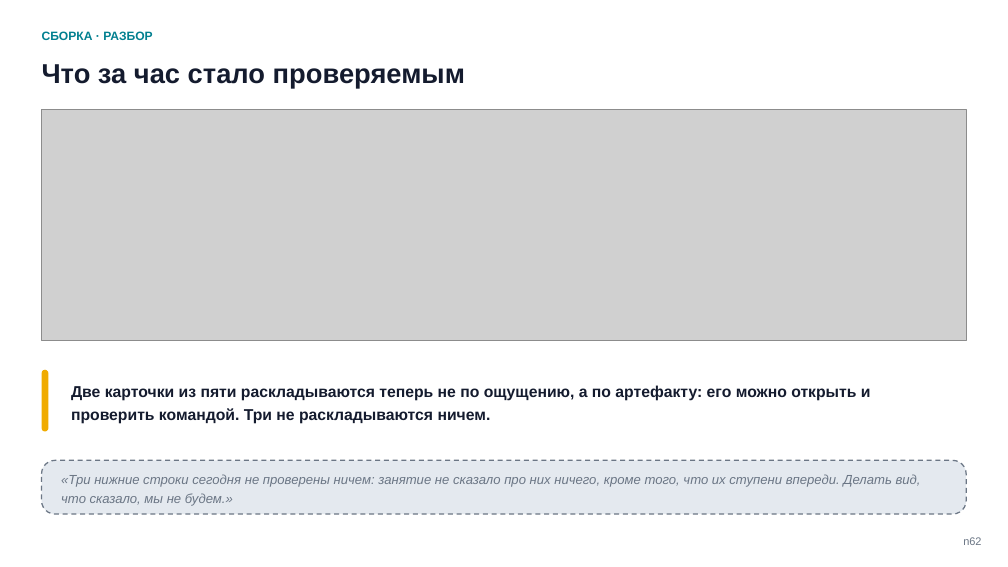
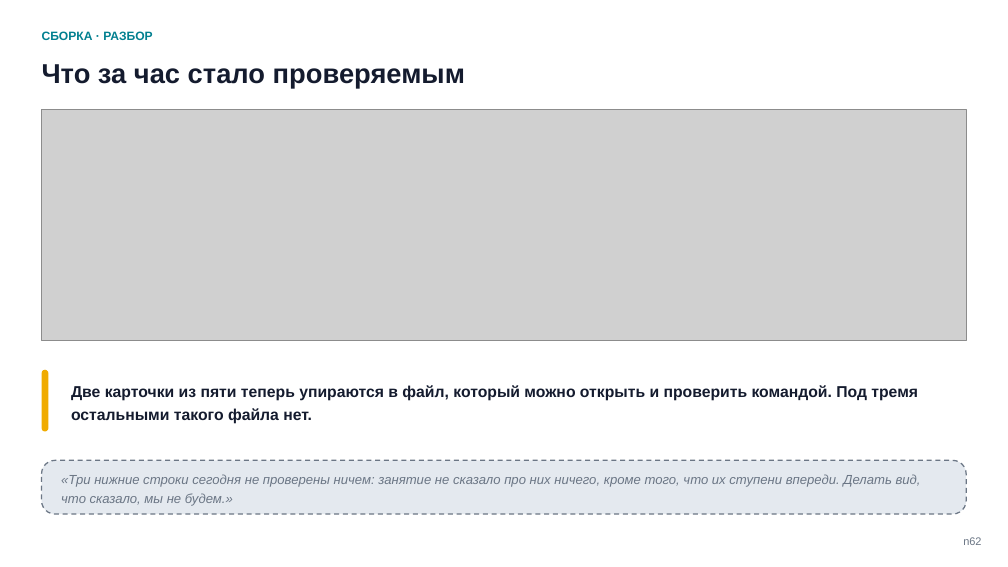
Before and after one commit to tellina-study/AI-usage-lessons, a slide deck: slide 62 of library/seminars/sem-05/rendered/sem-05-n.pptx. Drawn at 1008x567 pixels with LibreOffice and Linux fonts; fonts in the diff are those of the drawing; grey boxes stand for pictures. Boxes give left, top, right and bottom in pixels: in the first picture for what was removed or moved away, otherwise in the second. Text is boxed around its words. In the diff, an @@ line names an element or a change of style, - is before the commit and + after.

```diff
--- a/library/seminars/sem-05/rendered/sem-05-n.pptx
+++ b/library/seminars/sem-05/rendered/sem-05-n.pptx
@@ text at (71, 385, 918, 424): text changed @@
-Две карточки из пяти раскладываются теперь не по ощущению, а по артефакту: его можно открыть и проверить командой. Три не раскладываются ничем.
+Две карточки из пяти теперь упираются в файл, который можно открыть и проверить командой. Под тремя остальными такого файла нет.
```
Also in this commit, not shown: 5 other slides changed, 13 other files.
